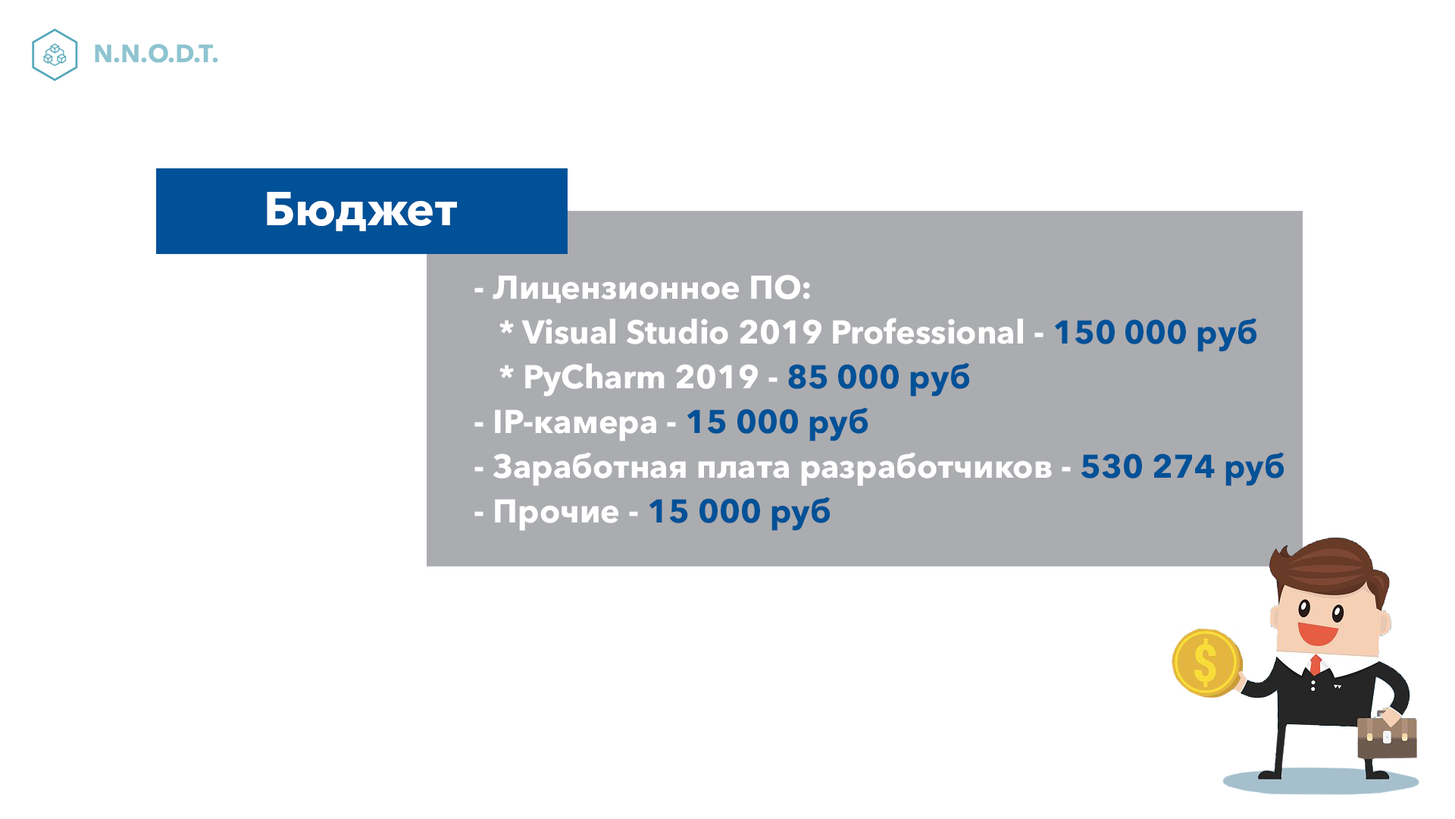
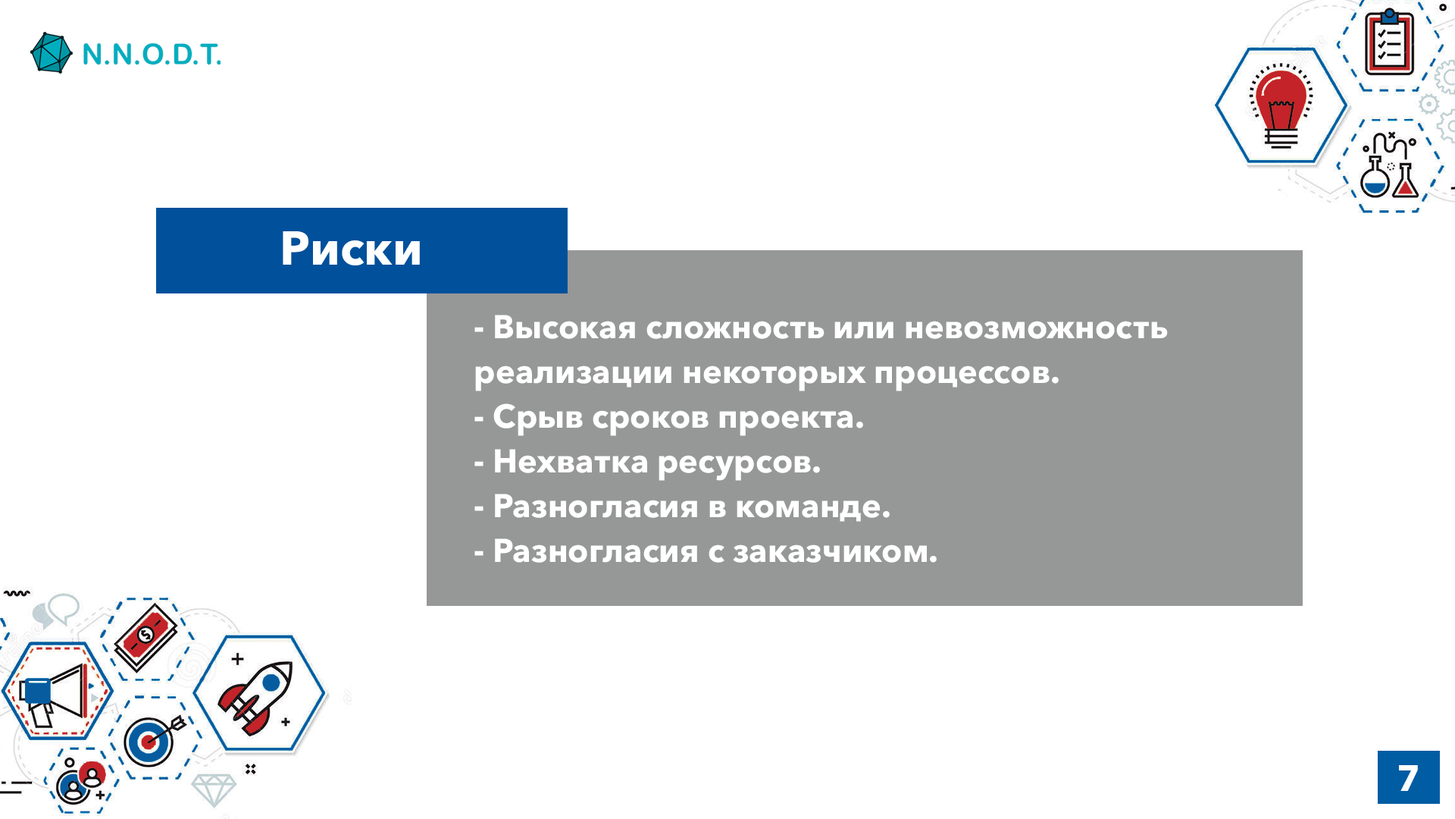
Layers edited between the first and the second 1455 x 819 image:
removed group "Бренды" (2 layers) over 30, 28, 219, 82
renamed "Лого" to "Слой 2", hid it, blend normal → color, moved it out of group "Бренды", painted on it over 0, 0, 1455, 819
removed layer "N.N.O.D.T." from group "Бренды" over 94, 43, 219, 63
removed group "Бюджет" (1st of 2) (5 layers) over 156, 168, 1420, 796
removed layer "92665029-businessman-holds-in-hand-money-flat-design-vector" from group "Бюджет" over 1165, 536, 1420, 796
removed layer "- Лицензионное ПО: * Visual Studio 2019 Professional - 150" from group "Бюджет" over 474, 274, 1285, 531
removed layer "Бюджет" (2nd of 2, in "Бюджет") from group "Бюджет" over 266, 191, 458, 232
moved "Слой 1" out of group "Бюджет", painted on it over 0, 0, 1455, 819
removed layer "Слой 1 копия" from group "Бюджет" over 426, 210, 1303, 567
removed layer "Фон" over 0, 0, 1455, 819
